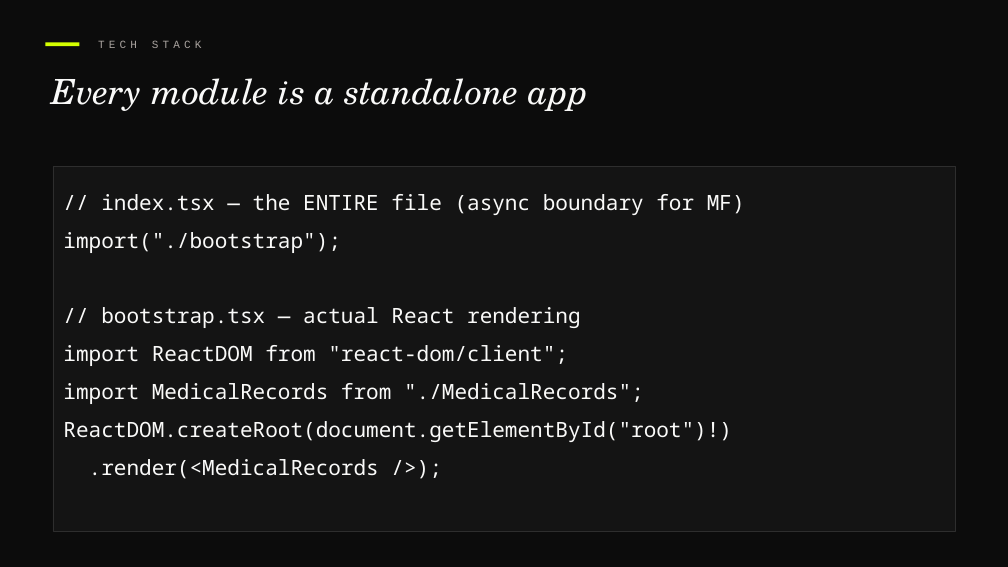
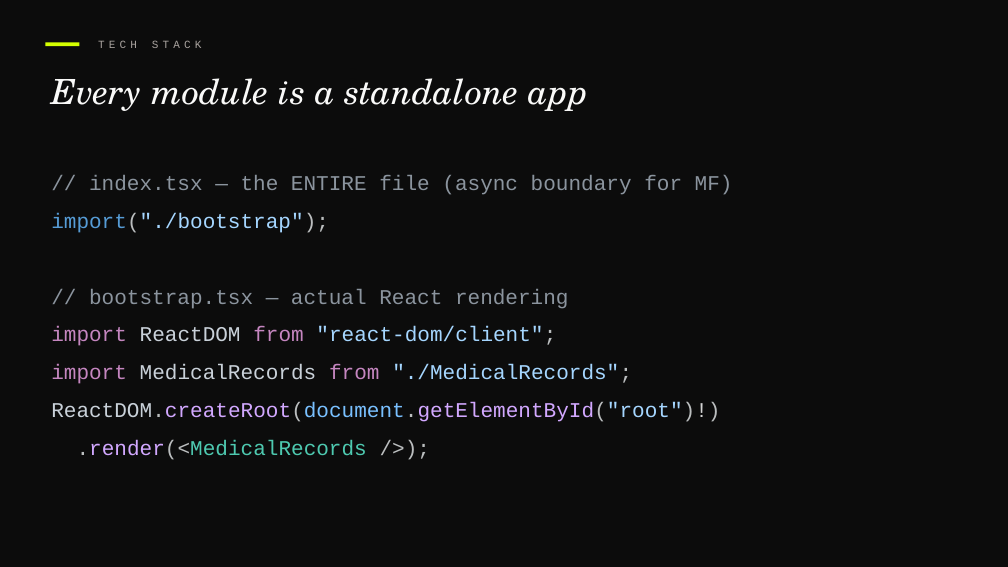
Before and after one commit to devlinduldulao/module-federation-demo, a slide deck: slide 11 of presentation/module-federation.pptx. Drawn at 1008x567 pixels with LibreOffice and Linux fonts; fonts in the diff are those of the drawing. Boxes give left, top, right and bottom in pixels: in the first picture for what was removed or moved away, otherwise in the second. Text is boxed around its words. In the diff, an @@ line names an element or a change of style, - is before the commit and + after.

```diff
--- a/presentation/module-federation.pptx
+++ b/presentation/module-federation.pptx
@@ text "// index.tsx — the ENTIRE ...": place and size @@
-text "// index.tsx — the ENTIRE ..." at (53, 166, 955, 531)
+text "// index.tsx — the ENTIRE ..." at (51, 175, 733, 460)
@@ text "// index.tsx — the ENTIRE ..." at (51, 175, 733, 460): font Noto Sans Mono to Courier New; text colour #FAFAF9 to #8B949E in "// index.tsx — the ENTIRE file (async ...", "// bootstrap.tsx — actual React rendering"; text colour #FAFAF9 to #569CD6 in "import("./bootstrap");"; text colour #FAFAF9 to #BBBEBF in "import("./bootstrap");", ""react-dom/client";", ""./MedicalRecords";", "ReactDOM.createRoot(document.getElementById("root")!)" and 1 more places; text colour #FAFAF9 to #A5D6FF in "import("./bootstrap");", ""react-dom/client";", ""./MedicalRecords";", "ReactDOM.createRoot(document.getElementById("root")!)"; text colour #FAFAF9 to #C586C0 in "import from", "import from"; text colour #FAFAF9 to #C9D1D9 in "ReactDOM", "MedicalRecords", "ReactDOM.createRoot(document.getElementById("root")!)"; text colour #FAFAF9 to #D2A8FF in "ReactDOM.createRoot(document.getElementById("root")!)", ".render(<MedicalRecords"; text colour #FAFAF9 to #79C0FF, text colour #FAFAF9 to #D4D4D4 in "ReactDOM.createRoot(document.getElementById("root")!)"; text colour #FAFAF9 to #4EC9B0 in ".render(<MedicalRecords"; fill #141414 to none; outline #2E2E2E 0.75 pt to none @@
```
Also in this commit, not shown: 15 other slides changed, 1 slide removed.
